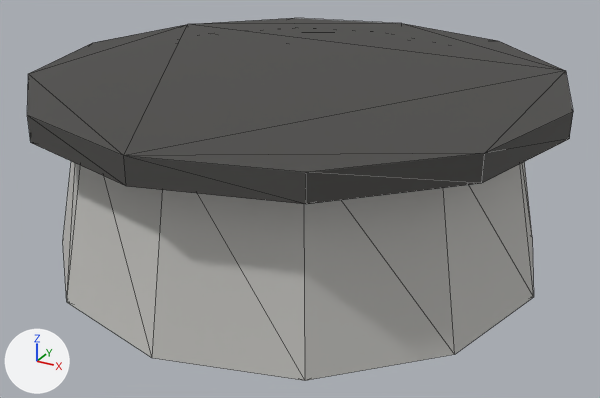
Before and after pictures for a commit that changed the glTF model assets/enrichment/enrich_splash_wading_tub_18.glb.
Before and after are seen from a 50 mm lens placed at (1.153, -2.088, 1.186), pointed at (0.027, -0.042, 0.163). Every picture has the same lights, and +X, +Y and +Z are marked at lower left. The first picture is the older version. Mesh edges are drawn as thin lines. Vertices at exactly the same position are counted once.

Names of what the first picture shows: 'SM_enrichment_enrich_splash_wading_tub_18'.
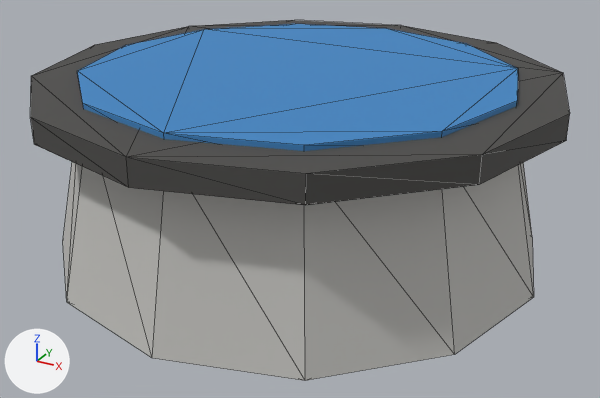
Edits to the bpy script that builds the scene:
```text
Change me_sm_enrichment_enrich_splash_wading_tub_18:
    used by ob_sm_enrichment_enrich_splash_wading_tub_18; location = (0.0, 0.0, 0.0)
    remove me_sm_enrichment_enrich_splash_wading_tub_18.from_pydata(...)  # 68 vertices, 124 faces; spans x -0.79..0.79, y -0.79..0.79, z 0.0..0.55
    add me_sm_enrichment_enrich_splash_wading_tub_18.from_pydata(...)  # 72 vertices, 132 faces; spans x -0.78..0.78, y -0.78..0.78, z 0.0..0.55
    me_sm_enrichment_enrich_splash_wading_tub_18 part 1
    5 vertices are removed from x -0.64..-0.4, y -0.55..0.55, z 0.45..0.48
    21 faces are deleted
    12 vertices in x -0.64..0.64, y -0.64..0.64, z 0.54 move by (0.0, 0.0, -0.03)
    8 vertices in x -0.68..0.68, y -0.68..0.68, z 0.55 move by (0.0, 0.0, -0.01)
    31 vertices move from x -0.79..0.79, y -0.79..0.79, z 0.45..0.55 to x -0.78..0.78, y -0.78..0.78, z 0.47..0.55
    9 vertices are added at x -0.64..0.0, y -0.64..0.56, z 0.51..0.55
    29 new faces join them
```

Where the change shows, as pixel boxes (x1, y1, x2, y2) in the pictures (600 x 398 px):
'SM_enrichment_enrich_splash_wading_tub_18', reshaped: before (27, 18, 573, 380); after (30, 20, 570, 380)
